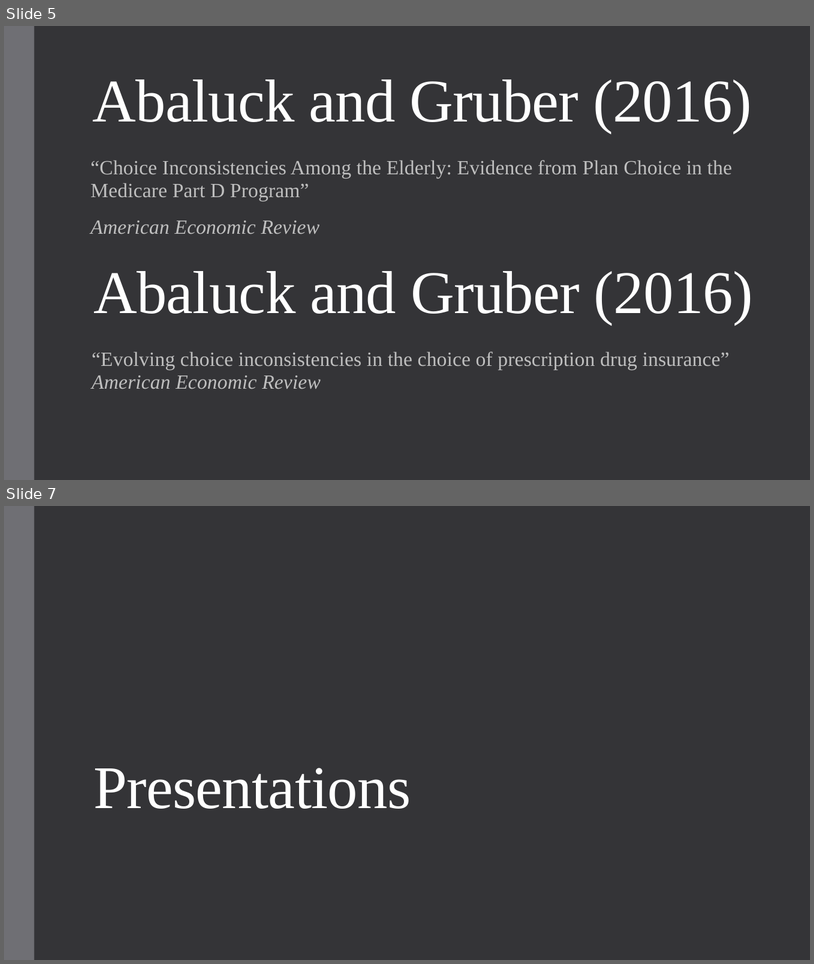
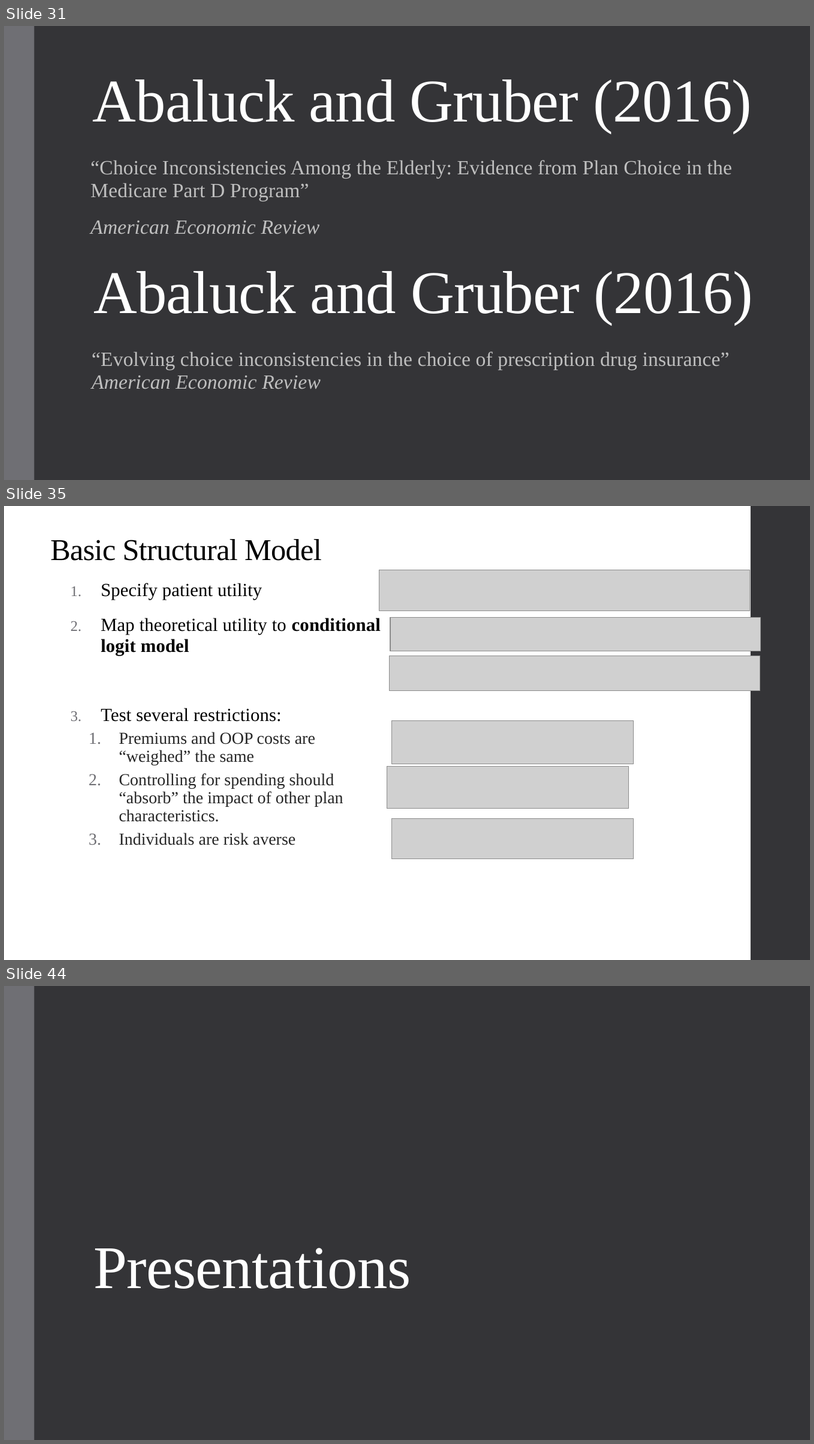
Before and after one commit to alex-hoagland/HAD6750H, a slide deck: Lecture09_PatientBehavior/L9Slides_PatientBehavior_2023W.pptx. Shown one above the other, each under a label of ours: slides 5 and 7 before the commit, slides 31, 35 and 44 after it; the slides between them are not shown. The pictures are 814x964 and 814x1444 pixels, drawn with LibreOffice and Linux fonts; fonts in the diff are those of the drawing; grey boxes stand for pictures. Boxes give left, top, right and bottom in pixels: in the first picture for what was removed or moved away, otherwise in the second. Text is boxed around its words. In the diff, an @@ line names an element or a change of style, - is before the commit and + after.

```diff
--- a/Lecture09_PatientBehavior/L9Slides_PatientBehavior_2023W.pptx
+++ b/Lecture09_PatientBehavior/L9Slides_PatientBehavior_2023W.pptx
@@ slide 35 added at [4,506,810,960], background #FFFFFF @@
@@ rectangle added at [751,506,810,960], fill #353537 @@
@@ title added at [50,539,322,561], 36 pt, text #000000 @@
+Basic Structural Model
@@ picture added at [380,570,750,610] @@
@@ text added at [101,583,381,845], 20 pt, text #262626 @@
+1. Specify patient utility
+2. Map theoretical utility to conditional logit model
+3. Test several restrictions:
+  1. Premiums and OOP costs are “weighed” the same
+  2. Controlling for spending should “absorb” the impact of other plan characteristics.
+  3. Individuals are risk averse
@@ picture added at [390,618,761,651] @@
@@ picture added at [390,655,761,691] @@
@@ picture added at [392,721,635,764] @@
@@ picture added at [387,766,629,808] @@
@@ picture added at [392,819,635,859] @@
@@ what was slide 5 is now slide 31 @@
@@ what was slide 7 is now slide 44 @@
```
Also in this commit, not shown: 2 slides changed, 36 other slides added, 8 other files.
